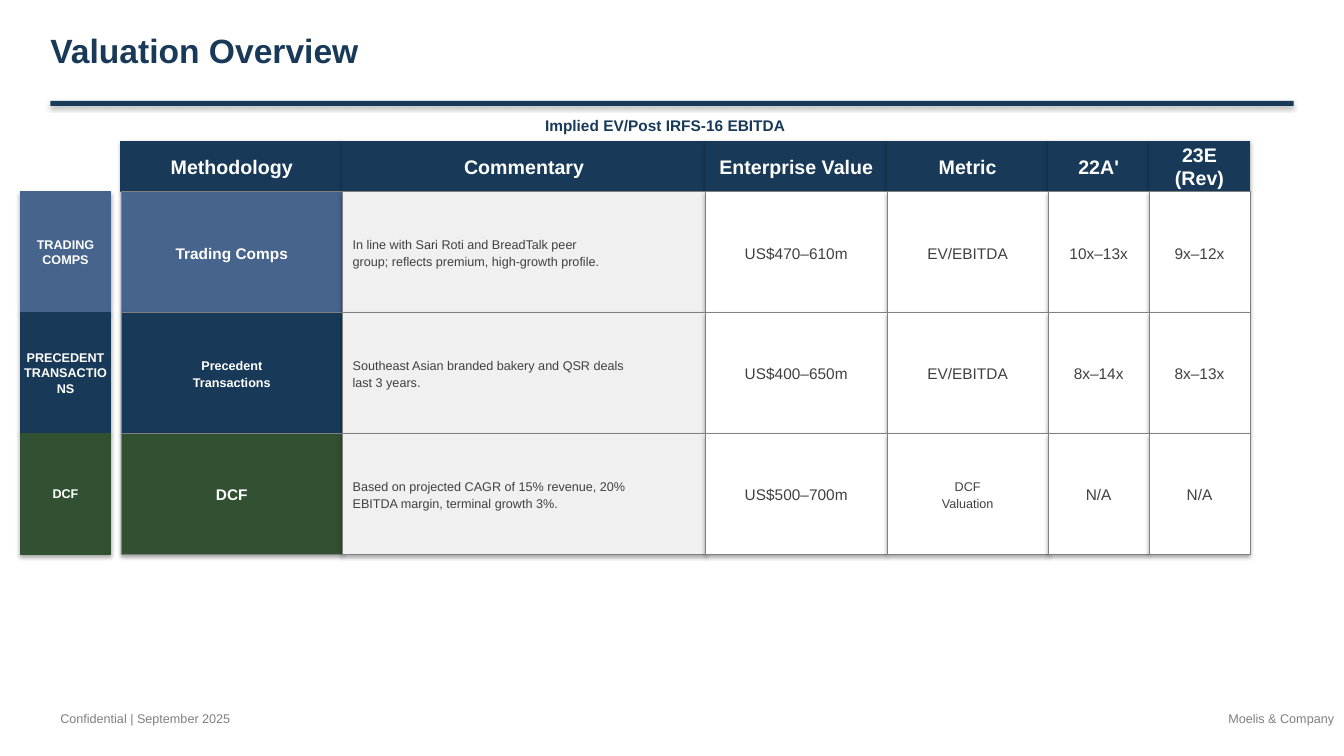
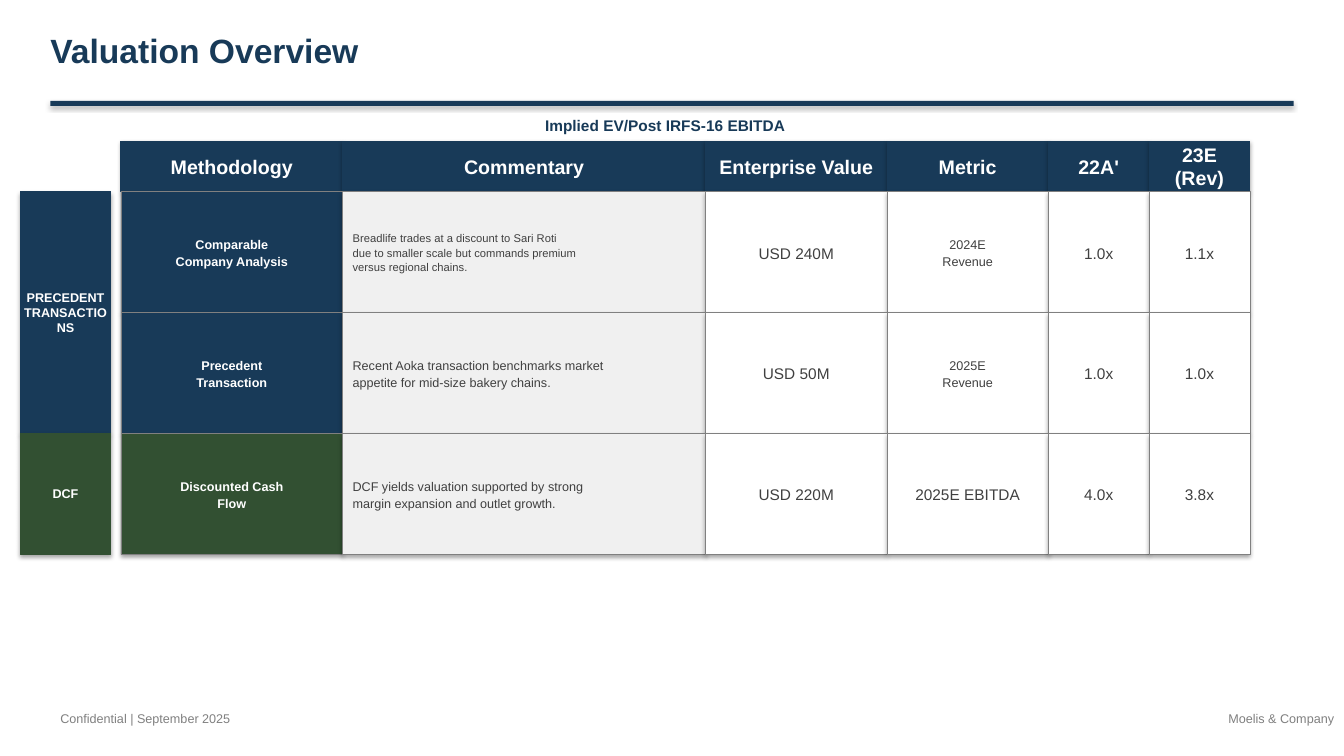
Before and after one commit to alinvb/slide_generator, a slide deck: slide 10 of ai_generated_deck.pptx. Drawn at 1344x756 pixels with LibreOffice and Linux fonts; fonts in the diff are those of the drawing. Boxes give left, top, right and bottom in pixels: in the first picture for what was removed or moved away, otherwise in the second. Text is boxed around its words. In the diff, an @@ line names an element or a change of style, - is before the commit and + after.

```diff
--- a/ai_generated_deck.pptx
+++ b/ai_generated_deck.pptx
@@ text "PRECEDENT TRANSACTIONS" rewrapped from [193, 361, 271, 387] to [27, 293, 105, 302] @@
@@ rectangle: place and size @@
-rectangle at [20, 192, 111, 313]
+rectangle at [20, 192, 111, 434]
@@ rectangle at [20, 192, 111, 434]: fill #46648C to #183A58; outline #46648C 0.5 pt to #183A58 0.5 pt @@
@@ rectangle at [121, 192, 343, 313]: fill #46648C to #183A58 @@
@@ text at [353, 234, 576, 274]: text changed; size 9 to 8 pt @@
-In line with Sari Roti and BreadTalk peer
-group; reflects premium, high-growth profile.
+Breadlife trades at a discount to Sari Roti
+due to smaller scale but commands premium
+versus regional chains.
@@ text removed at [37, 240, 94, 264] @@
-TRADING COMPS
@@ text at [176, 240, 288, 269]: text changed; size 11 to 9 pt @@
-Trading Comps
+Comparable
+Company Analysis
@@ text at [759, 248, 834, 259]: text changed @@
-US$470–610m
+USD 240M
@@ text at [942, 240, 992, 266]: text changed; size 11 to 9 pt @@
-EV/EBITDA
+2024E
+Revenue
@@ text at [1084, 248, 1113, 259]: text changed @@
-10x–13x
+1.0x
@@ text at [1185, 248, 1214, 259]: text changed @@
-9x–12x
+1.1x
@@ rectangle removed at [20, 313, 111, 434] @@
@@ text at [196, 361, 267, 387]: text changed @@
-Precedent
-Transactions
+Precedent
+Transaction
@@ text at [353, 361, 604, 390]: text changed @@
-Southeast Asian branded bakery and QSR deals
-last 3 years.
+Recent Aoka transaction benchmarks market
+appetite for mid-size bakery chains.
@@ text at [763, 368, 830, 379]: text changed @@
-US$400–650m
+USD 50M
@@ text at [942, 361, 992, 387]: text changed; size 11 to 9 pt @@
-EV/EBITDA
+2025E
+Revenue
@@ text at [1084, 368, 1113, 379]: text changed @@
-8x–14x
+1.0x
@@ text at [1185, 368, 1214, 379]: text changed @@
-8x–13x
+1.0x
@@ text at [180, 482, 283, 508]: text changed; size 11 to 9 pt @@
-DCF
+Discounted Cash
+Flow
@@ text at [353, 482, 583, 511]: text changed @@
-Based on projected CAGR of 15% revenue, 20%
-EBITDA margin, terminal growth 3%.
+DCF yields valuation supported by strong
+margin expansion and outlet growth.
@@ text at [759, 489, 834, 500]: text changed @@
-US$500–700m
+USD 220M
@@ text at [915, 489, 1020, 500]: text changed; size 9 to 11 pt @@
-DCF
-Valuation
+2025E EBITDA
@@ text at [1084, 489, 1113, 500]: text changed @@
-N/A
+4.0x
@@ text at [1185, 489, 1214, 500]: text changed @@
-N/A
+3.8x
```
Also in this commit, not shown: 10 other slides changed, 5 slides added, 2 slides removed, 2 other files.
